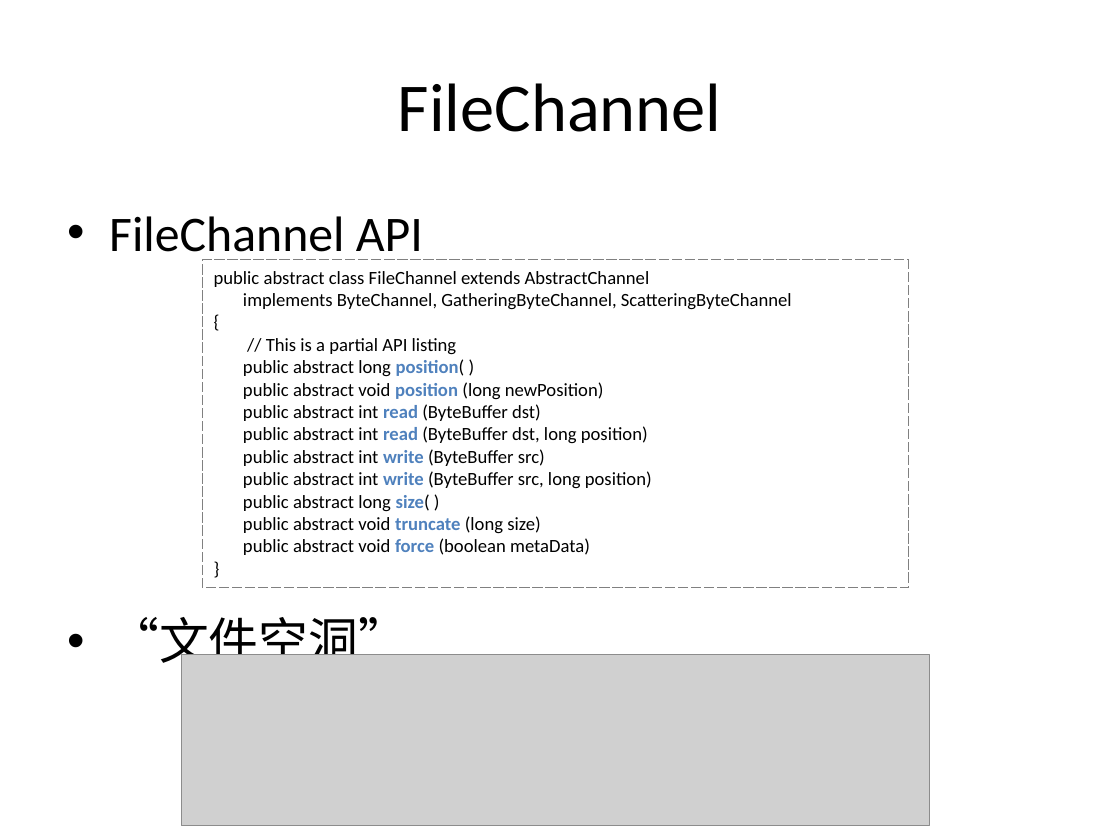
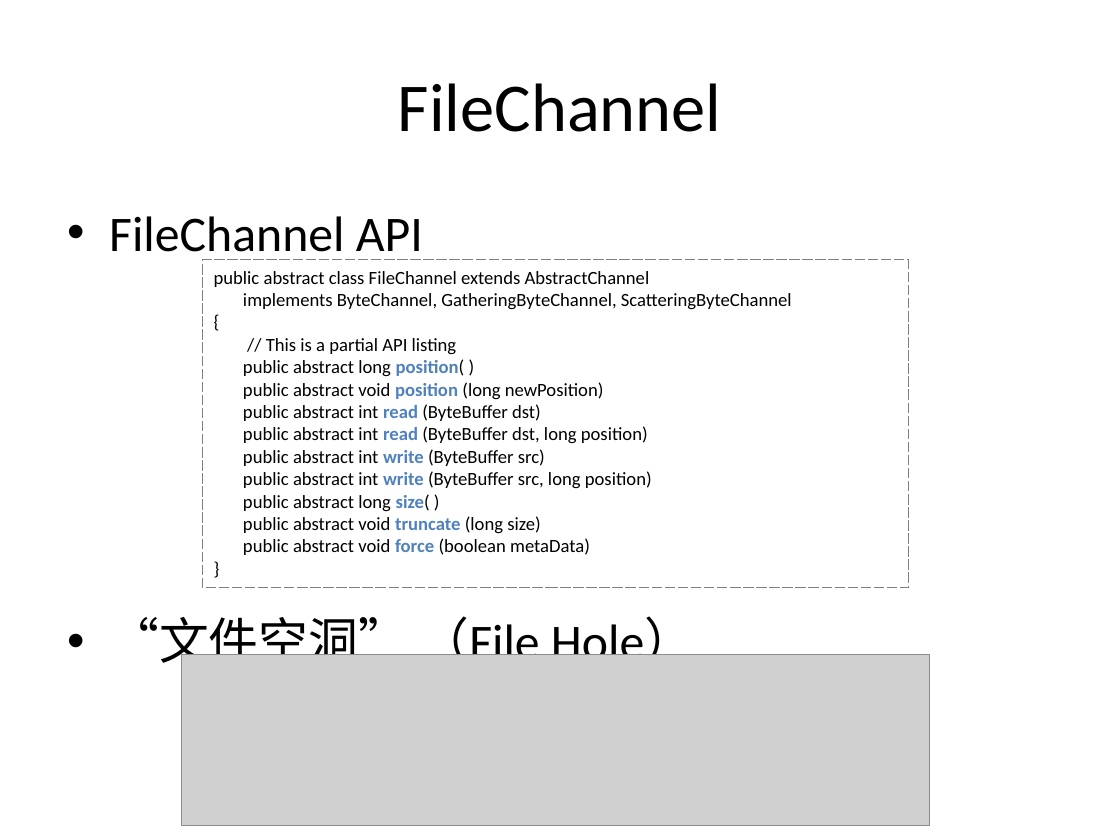
Before and after one commit to guhanjie/Knowledge-sharing, a slide deck: slide 30 of 扒一扒Java IO那些事儿.pptx. Drawn at 1120x840 pixels with LibreOffice and Linux fonts; fonts in the diff are those of the drawing; grey boxes stand for pictures. Boxes give left, top, right and bottom in pixels: in the first picture for what was removed or moved away, otherwise in the second. Text is boxed around its words. In the diff, an @@ line names an element or a change of style, - is before the commit and + after.

```diff
--- a/扒一扒Java IO那些事儿.pptx
+++ b/扒一扒Java IO那些事儿.pptx
@@ text at [109,616,695,672]: text changed @@
-• “文件空洞”
+• “文件空洞” （File Hole）
```
Also in this commit, not shown: 6 other slides changed, 1 slide added, 3 slides removed.
